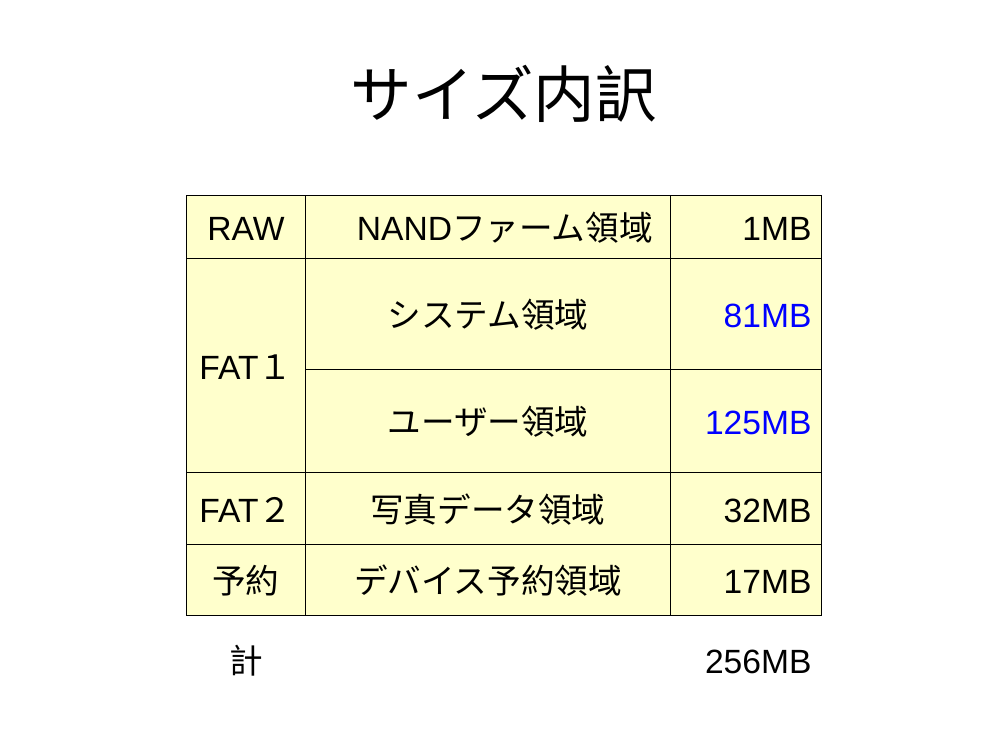
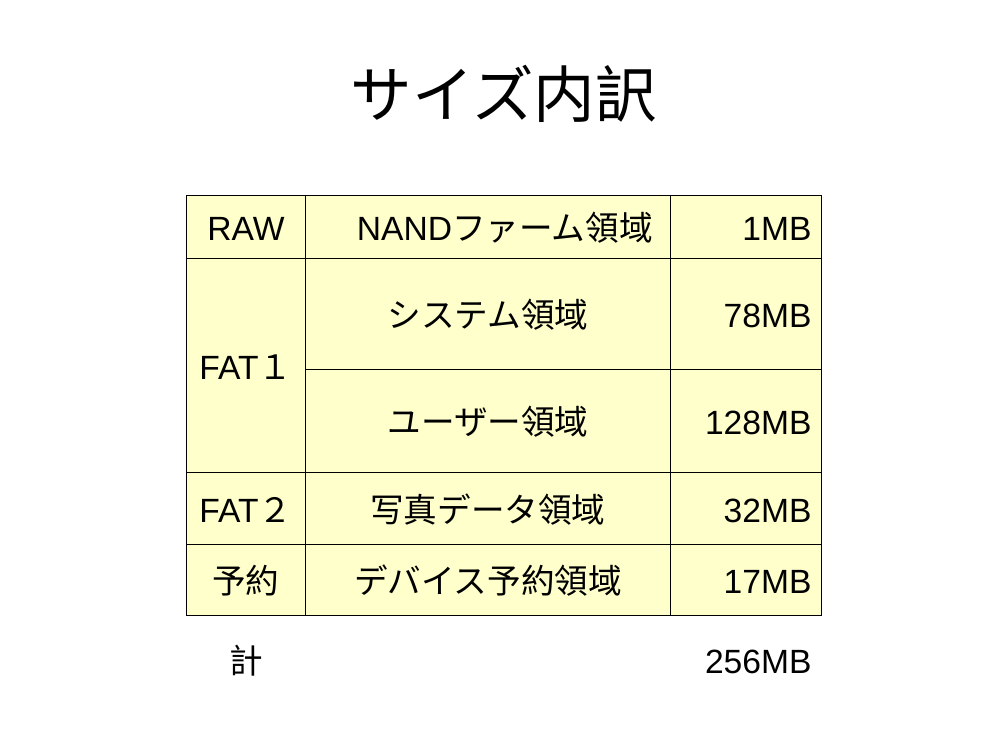
Before and after one commit to rvtr/TwlIPL, a slide deck: slide 3 of docs/NANDシステム領域.ppt. Drawn at 1008x756 pixels with LibreOffice and Linux fonts; fonts in the diff are those of the drawing. Boxes give left, top, right and bottom in pixels: in the first picture for what was removed or moved away, otherwise in the second. Text is boxed around its words. In the diff, an @@ line names an element or a change of style, - is before the commit and + after.

```diff
--- a/docs/NANDシステム領域.ppt
+++ b/docs/NANDシステム領域.ppt
@@ text in rectangle at (724,303,812,328): text changed; text colour #0000FF to #000000 @@
-81MB
+78MB
@@ text in rectangle at (705,410,811,435): text changed; text colour #0000FF to #000000 @@
-125MB
+128MB
```
Also in this commit, not shown: 5 other slides changed, 1 slide added, 3 other files.
